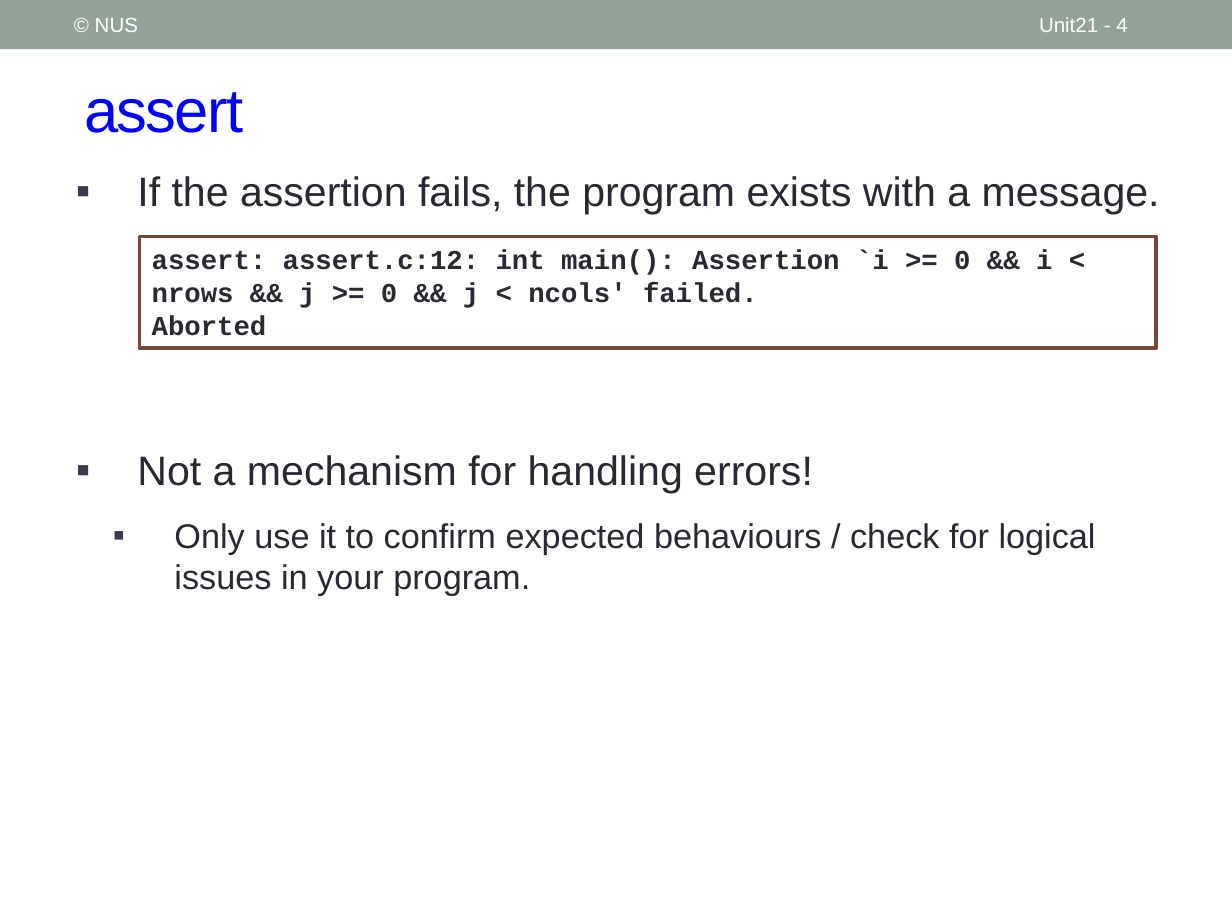
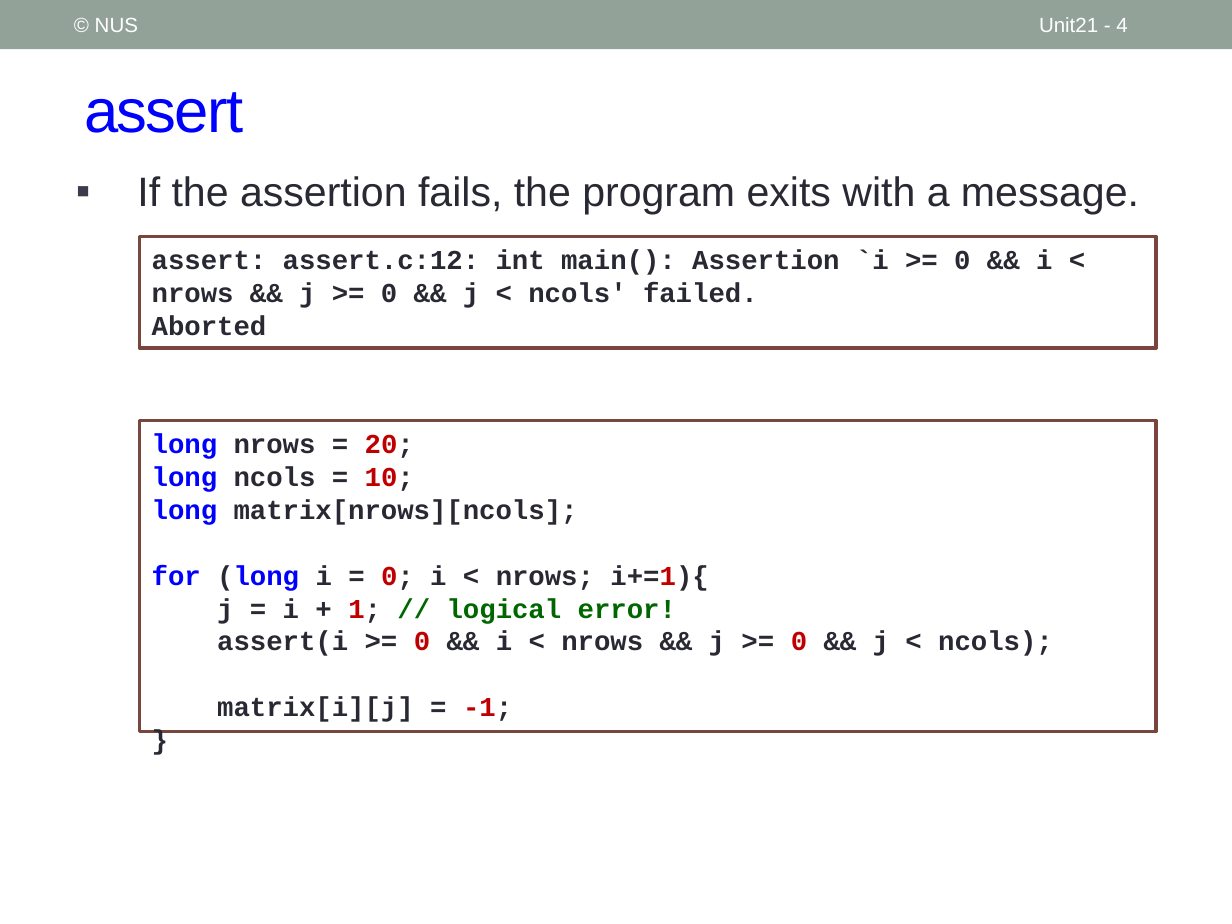
Before and after one commit to nus-cs1010-2021-s2/website, a slide deck: slide 4 of slides/Unit21_The assert Macro.pptx. Drawn at 1232x924 pixels with LibreOffice and Linux fonts; fonts in the diff are those of the drawing. Boxes give left, top, right and bottom in pixels: in the first picture for what was removed or moved away, otherwise in the second. Text is boxed around its words. In the diff, an @@ line names an element or a change of style, - is before the commit and + after.

```diff
--- a/slides/Unit21_The assert Macro.pptx
+++ b/slides/Unit21_The assert Macro.pptx
@@ text at (x1=137, y1=176, x2=1139, y2=214): text changed @@
-▪ If the assertion fails, the program exists with a message.
-▪ Not a mechanism for handling errors!
-  ▪ Only use it to confirm expected behaviours / check for logical issues in your program.
+▪ If the assertion fails, the program exits with a message.
@@ rectangle added at (x1=139, y1=420, x2=1156, y2=731), fill #FFFFFF, outline #79463D 2.08 pt, 16 pt, text #292934, bold @@
+long nrows = 20;
+long ncols = 10;
+long matrix[nrows][ncols];
+for (long i = 0; i < nrows; i+=1){
+j = i + 1; // logical error!
+assert(i >= 0 && i < nrows && j >= 0 && j < ncols);
+matrix[i][j] = -1;
+}
```
Also in this commit, not shown: 1 slide added, 5 other files.
